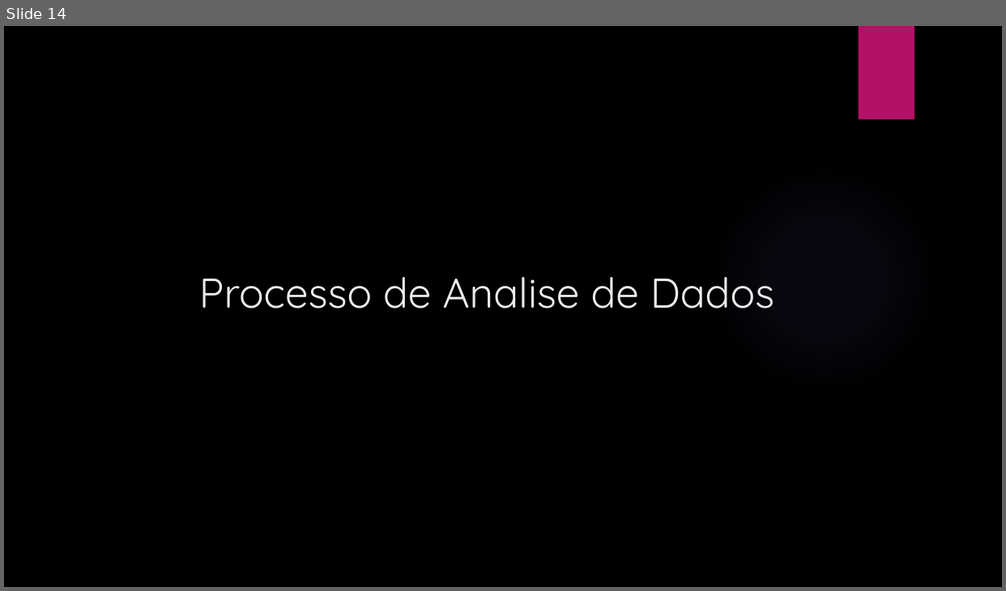
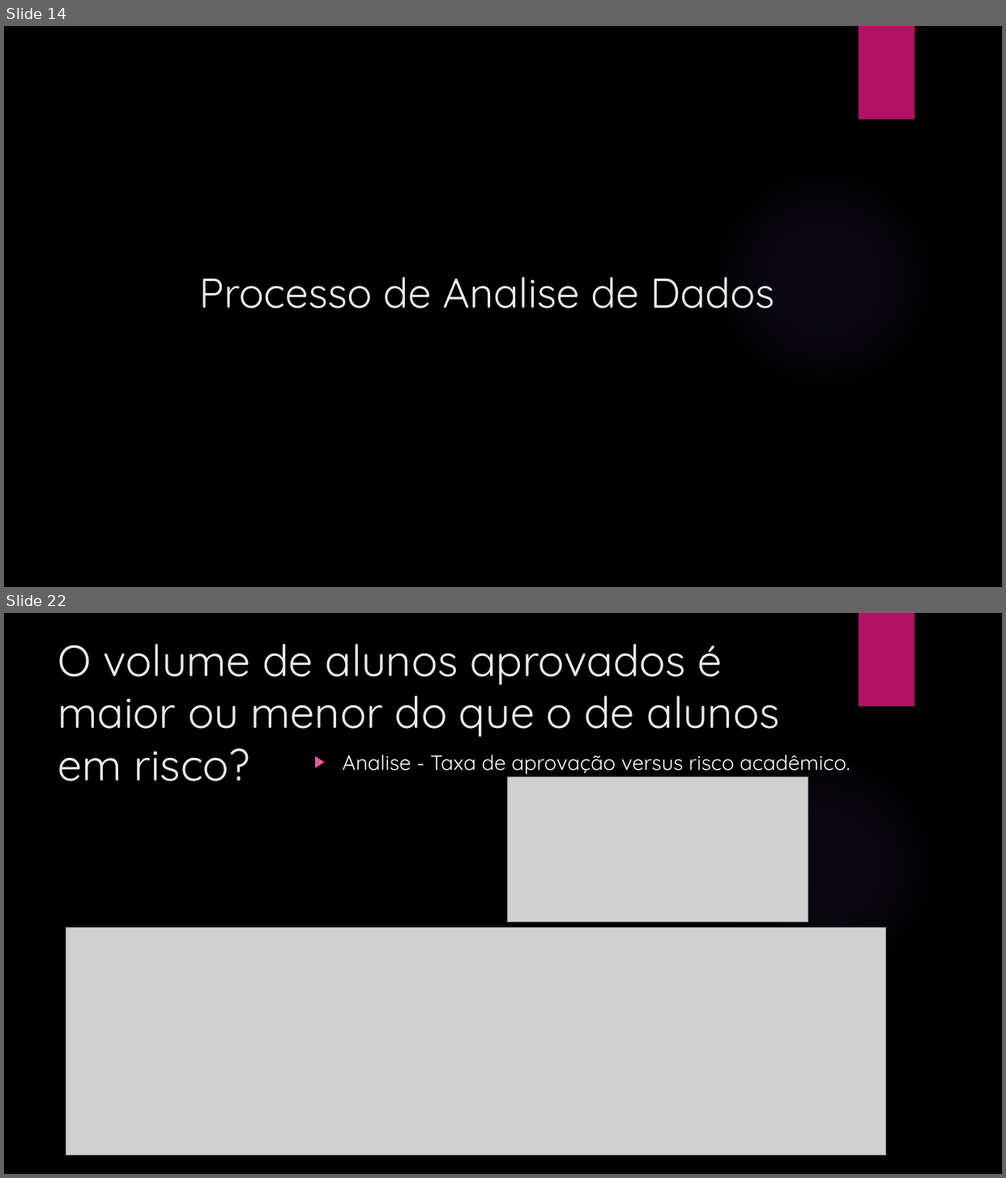
Before and after one commit to elvitin/students_perfomance_topicos_i, a slide deck: docs/Apresentacaotopicos.pptx. Shown one above the other, each under a label of ours: slide 14 before the commit, slides 14 and 22 after it; the slides between them are not shown. The pictures are 1006x591 and 1006x1178 pixels, drawn with LibreOffice and Linux fonts; fonts in the diff are those of the drawing; grey boxes stand for pictures; background and template pictures are left out. Boxes give left, top, right and bottom in pixels: in the first picture for what was removed or moved away, otherwise in the second. Text is boxed around its words. In the diff, an @@ line names an element or a change of style, - is before the commit and + after.

```diff
--- a/docs/Apresentacaotopicos.pptx
+++ b/docs/Apresentacaotopicos.pptx
@@ slide 22 added at <box>4,613,1002,1174</box>, background picture (left out); not listed: 2 template elements that a slide beside it also shows @@
@@ title added at <box>58,644,780,781</box>, 42 pt, text #EBEBEB @@
+O volume de alunos aprovados é maior ou menor do que o de alunos em risco?
@@ text added at <box>343,755,850,774</box>, 20 pt, text #FFFFFF @@
+▶ Analise - Taxa de aprovação versus risco acadêmico.
@@ picture added at <box>508,777,808,922</box> @@
@@ picture added at <box>66,928,886,1156</box> @@
```
Also in this commit, not shown: 2 slides changed, 21 other slides added, 4 slides removed, 4 other files.
